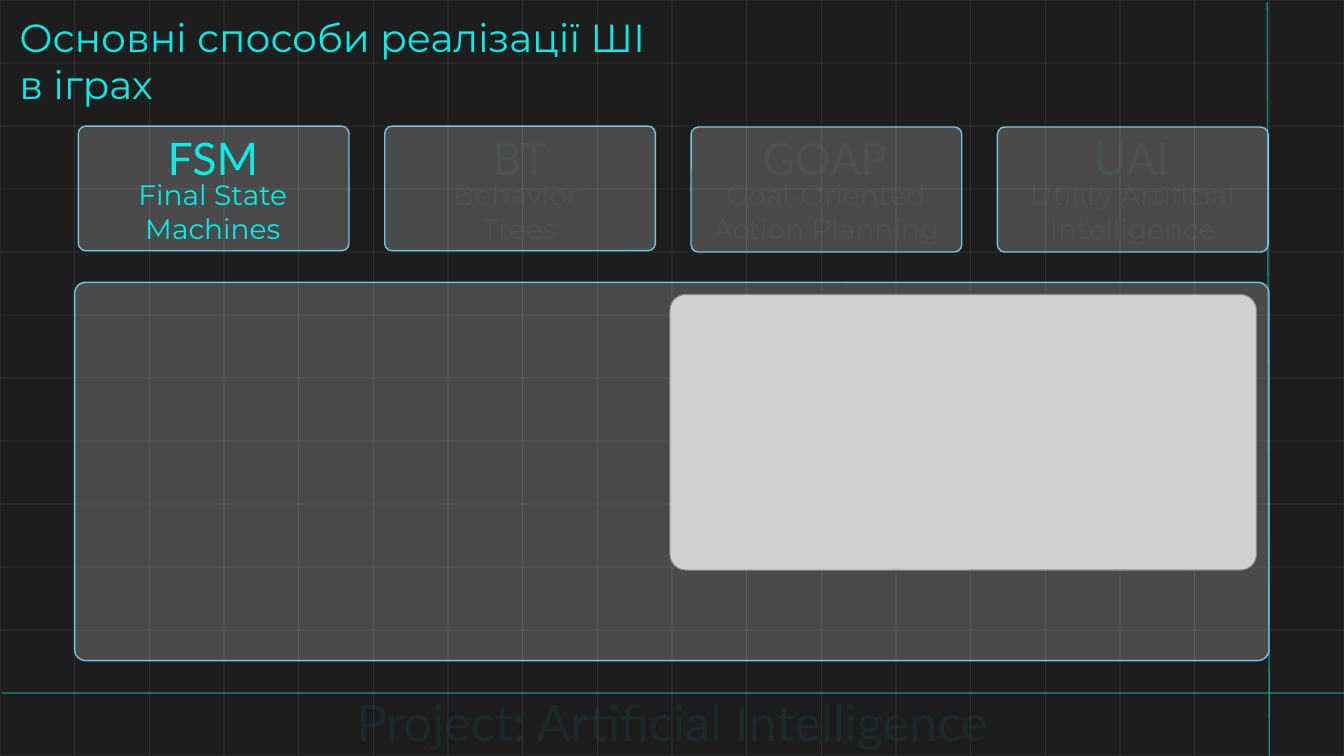
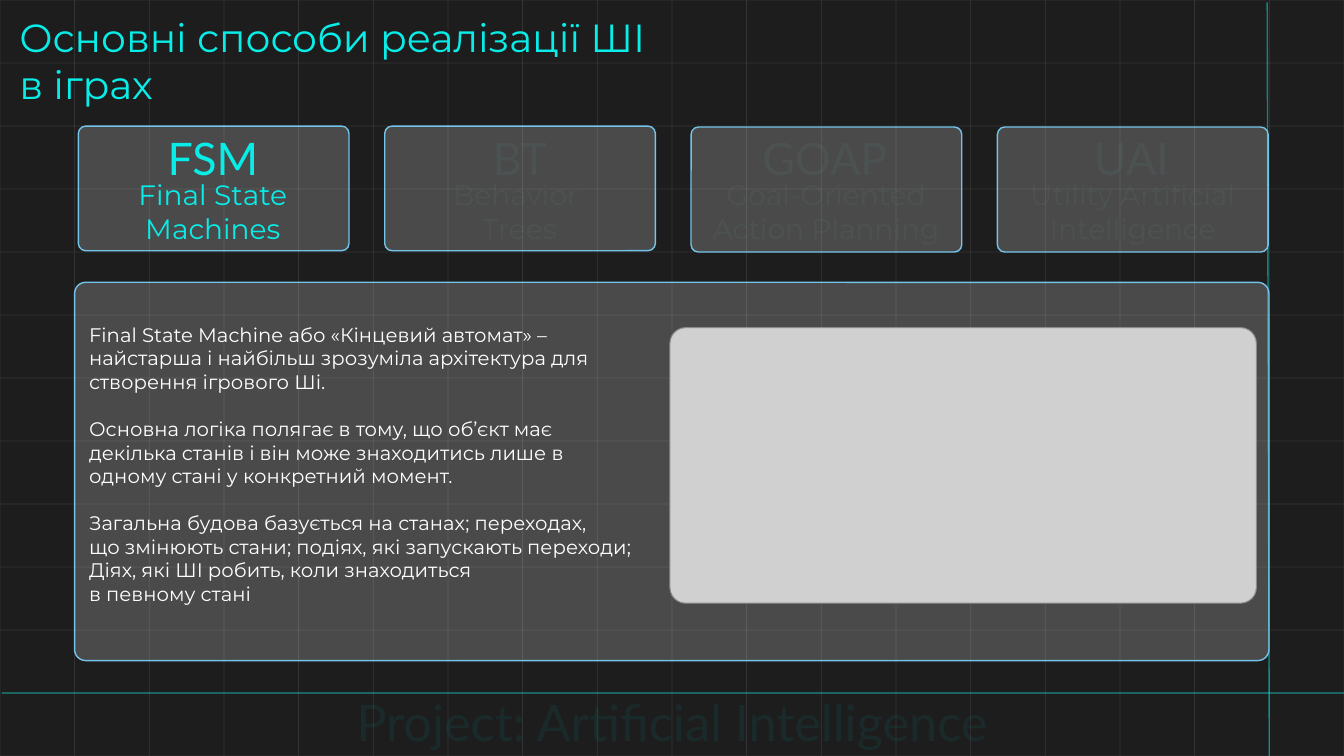
Before and after one commit to Dgardes/Semestr_2, a slide deck: slide 9 of Основи AI/Доповідь.pptx. Drawn at 1344x756 pixels with LibreOffice and Linux fonts; fonts in the diff are those of the drawing; grey boxes stand for pictures; background and template pictures are left out. Boxes give left, top, right and bottom in pixels: in the first picture for what was removed or moved away, otherwise in the second. Text is boxed around its words. In the diff, an @@ line names an element or a change of style, - is before the commit and + after.

```diff
--- a/Основи AI/Доповідь.pptx
+++ b/Основи AI/Доповідь.pptx
@@ text added at (89, 327, 631, 605), 14 pt, text #FFFFFF @@
+Final State Machine або «Кінцевий автомат» – найстарша і найбільш зрозуміла архітектура для створення ігрового Ші.
+Основна логіка полягає в тому, що об’єкт має декілька станів і він може знаходитись лише в одному стані у конкретний момент.
+Загальна будова базується на станах; переходах,
+що змінюють стани; подіях, які запускають переходи; Діях, які ШІ робить, коли знаходиться
+в певному стані
@@ picture: place and size @@
-picture at (670, 294, 1257, 570)
+picture at (670, 328, 1257, 603)
```
Also in this commit, not shown: 1 other slide changed, 7 slides added, 15 other files.
